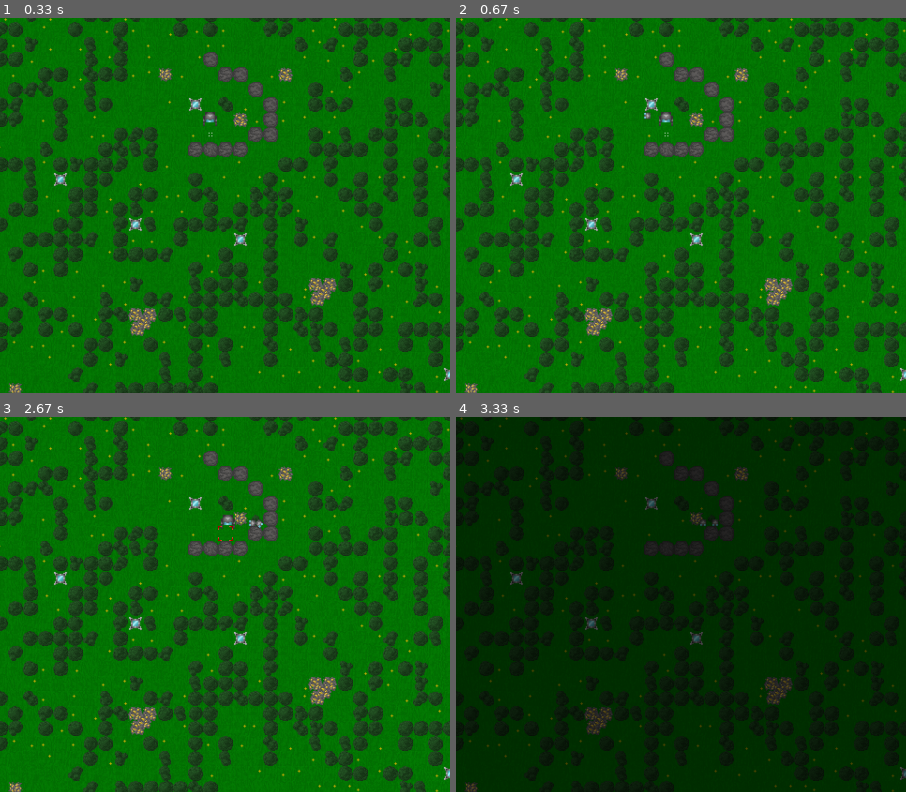
Above: before the commit, frames 1-4 (two rows, left to right).
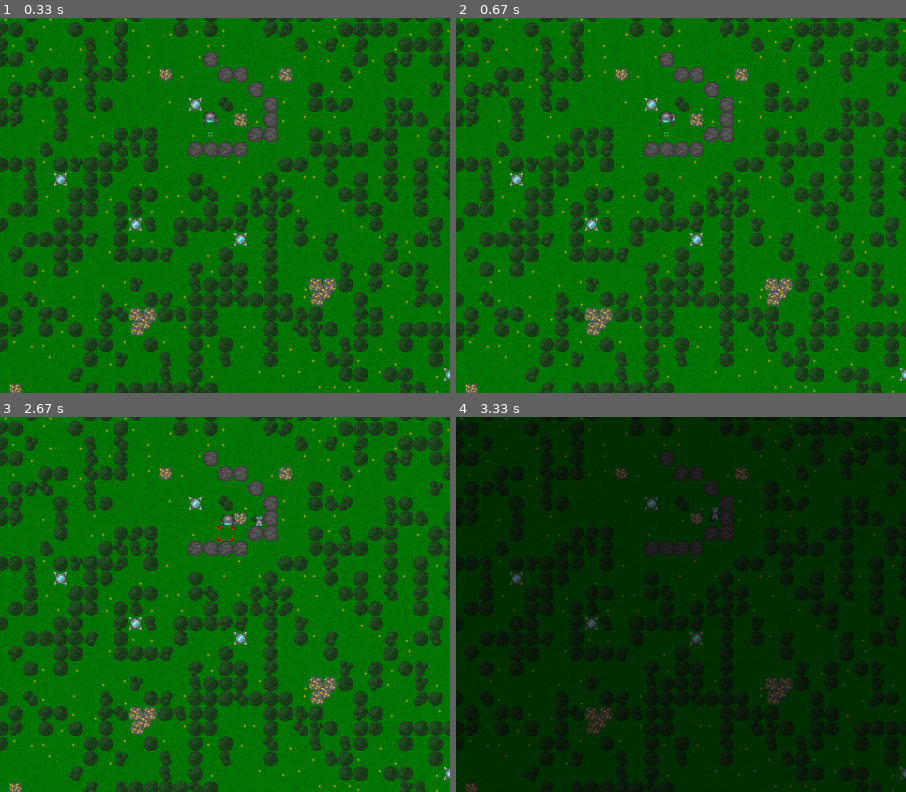
Above: after the commit, the same moments.

Repository: ZeeQyu/TileGame
Game: pygame game, started from PY3/main.py
The game is run twice, just before and just after one commit, with the same random seed, the same clock (stepped at 60 frames per second) and the same inputs.
Inputs:
- Up to frame 1 (0.33 s): no input
- Up to frame 2 (0.67 s): tap A at 0.33 s
- Up to frame 3 (2.67 s): hold Right 0.67-1.13 s; hold D 0.67-1.13 s; tap F at 0.73, 1.03, 1.23, 1.57, 1.87, 2.07, 2.37, 2.63 s; hold Up 1.17-1.47 s; hold W 1.17-1.47 s; hold Right 1.5-1.97 s; hold D 1.5-1.97 s; hold Left 2-2.53 s; hold A 2-2.53 s; hold Down from 2.57 s (still down); hold S from 2.57 s (still down)
- Up to frame 4 (3.33 s): release Down at 2.87 s; release S at 2.87 s; tap Insert at 2.9 s; hold A from 3.23 s (still down); tap F at 3.3 s
The pictures show only the part of the screen within x 29-79%, y 37-87%; the shares and areas given below are measured in that part.

Frame 1 is identical in both runs. In frame 2, less than 0.1% of the frame differs, in the area x 41-49%, y 25-28%; in frame 3, less than 0.1%; in frame 4, less than 0.1%, in the area x 54-59%, y 24-30%.

Commit message:
Continued working on interfaces.

Diff:
--- a/PY3/main.py
+++ b/PY3/main.py
@@ -37,12 +37,15 @@
         Takes no arguments and returns nothing.
     """
     # initialize pygame
+    global entity
     pygame.init()
 
     # Make map
     maps.generate_map()
     # Initiate player
     g.special_entity_list["player"] = players.Player(g.player_start_x, g.player_start_y)
+    # Initiate the temporary build menu variable
+    g.non_entity_list["build_menu"] = interface.BuildMenu()
     # Creates a window just the size to fit all the tiles in the map file.
     pygame.display.set_icon(g.images["icon"].get())
     pygame.display.set_caption("TileGame by ZeeQyu", "TileGame")
@@ -56,7 +59,6 @@
     # Get time once initially and make time variables
     time_last_tick = time_start = time_prev = time.clock()
     time_start = time_cycles = time_updates = time_last_sleep = 0
-    g.special_entity_list["build_menu"] = interface.BuildMenu()
 
     # Main loop
     while True:
@@ -148,7 +150,7 @@
                     entity_has_moved = True
         if g.special_entity_list:
             for entity in list(g.special_entity_list.values()):
-                # Update all enties and check for if any of them is a package that just finished moving.
+                # Update all entities and check for if any of them is a package that just finished moving.
                 # If so, skip the has_moved check.
                 if entity.update(time_diff) == "deleted":
                     continue
@@ -162,13 +164,16 @@
             g.screen.fill(c.BACKGROUND_COLOR)
             # Draw the map buffer on the screen
             g.screen.blit(g.map_screen_buffer, (0, 0))
-            # Draw the entities
+            # Draw the objects
             for i in range(len(g.entity_list)-1, -1, -1):
                 entity = g.entity_list[i]
                 entity.paint()
             for i in range(len(list(g.special_entity_list.values()))-1, -1, -1):
                 entity = list(g.special_entity_list.values())[i]
                 entity.paint()
+            for i in range(len(list(g.non_entity_list.values()))-1, -1, -1):
+                list(g.non_entity_list.values())[i].paint()
+            del entity
 
             # Update the display
             pygame.display.flip()
--- a/PY3/src/constants.py
+++ b/PY3/src/constants.py
@@ -192,13 +192,13 @@
                       "ore-package": "ore"}
 # The speed various entities moves at. Any number greater than or equal to 0
 PLAYER_MOVEMENT_SPEED = 50
-BEETLE_MOVEMENT_SPEED = 70
+BEETLE_MOVEMENT_SPEED = 130
 PACKAGE_MOVEMENT_SPEED = 50
 # Max travel length of the beetle (the maximum distance in pixels before the beetle changes direction)
-BEETLE_MAX_TRAVEL_PX = 24
+BEETLE_MAX_TRAVEL_PX = 20
 # The range of distance the package can be from the player while still being pulled in pixels
 PACKAGE_PULL_MIN = 9
-PACKAGE_PULL_MAX = 20
+PACKAGE_PULL_MAX = 18
 
 # Key for key configurIation
 CONFIG_KEYS_KEY = pgl.K_INSERT
--- a/PY3/src/globals.py
+++ b/PY3/src/globals.py
@@ -29,11 +29,14 @@
 # This entity list holds named entities that will be accessed by name.
 # The syntax for this list is {"string_key": Entity}
 special_entity_list = {}
+# A special list for things like menus that aren't entities.
+non_entity_list = {}
+
 images = graphics.load_graphics()
 
 # List of tiles that should be ticked (tick function called).
 # This is because all tiles shouldn't be ticked, for performance.
-# Should follow the format [[x, y][x, y]]
+# Should follow the format [[x, y], [x, y]]
 tick_tiles = []
 
 # map_screen_buffer is a surface to which the map is painted when it is
@@ -41,6 +44,7 @@
 map_screen_buffer = None
 # If the map should be rerendered
 update_map = True
+
 
 def update_key_dict():
     """ Copies the key_list list of lists and converts it to a dictionary, key_dict.
--- a/PY3/src/interface.py
+++ b/PY3/src/interface.py
@@ -95,10 +95,32 @@
         # Sleep by a fixed amount, because this loop doesn't need to update very constantly
         time.sleep(c.TICK_FREQ)
 
+
+class MenuButton(object):
+    """ A class for use in menus, representing the various buttons in a menu that can be selected.
+    """
+    def __init__(self, text, image, function):
+        """ "text" should be a short string showing what the button represents
+            "image" should be a string identifier pointing to a Graphics object in the
+                g.images dictionary, for the thumbnail
+            "function" should be a function that is called when this button is selected.
+        """
+        self.text = text
+        self.image = image
+        self.function = function
+        # Set recommended to True for it to be displayed at the top of the menu
+        self.recommended = False
+
+    def __call__(self, *args, **kwargs):
+        """ Calls the predetermined function
+        """
+        return self.function()
+
+
 class Menu(object):
     """ Base class for on-screen menus that won't pause the game.
     """
-    def __init__(self, background, target):
+    def __init__(self, background, ):
         """ Creates a general-purpose menu.
 
             "background" should be a string identifier pointing
@@ -108,7 +130,9 @@
                 for where the menu's top left corner should be painted
         """
         self.background = background
-        self.target = target
+        self.target_x = self.target_y = "Empty"
+        self.update_position()
+        self.target = (self.target_x, self.target_y)
 
     def update_position(self):
         """ Updates the position of the Menu based on where the player is.
@@ -137,19 +161,6 @@
         # Set the variable the outside refers to.
         self.target = (self.target_x, self.target_y)
 
-    def tick(self):
-        """ Dummy methods
-        """
-        pass
-
-    def update(self, time_diff):
-        """ Dummy method for
-        """
-        pass
-
-    def has_moved(self):
-        pass
-
     def paint(self):
         """ Updates the position of the menu and paints it at that position
         """
@@ -163,6 +174,4 @@
     def __init__(self):
         """ Sets the menu up.
         """
-        self.target_x = self.target_y = "Empty"
-        self.update_position()
-        super().__init__("menu_background", self.target)
+        super().__init__("menu_background")
--- a/PY3/src/units.py
+++ b/PY3/src/units.py
@@ -47,7 +47,7 @@
                    float(c.TICK_FREQ))
                 # The amount of ticks until direction change, which is a random int
                 # between half of tick_max and tick_max
-                self.movement_timer =  randint(tick_max / 2, tick_max)
+                self.movement_timer =  randint(int(tick_max / 2), tick_max)
                 # Set a random direction
                 self.x_plus = bool(randint(0, 1))
                 self.x_minus = bool(randint(0, 1))
@@ -78,7 +78,7 @@
         Made for packages, could potentially be reused.
     """
     def __init__(self, x, y, image, movement_speed, attached_entity, pull_min, pull_max,
-                 rotates=True, collides=True, wall_collides=True, custom_name=None):
+                 rotates=True, collides=False, wall_collides=True, custom_name=None):
         """ Initalizes the FollowingEntity.
         """
         super(FollowingEntity, self).__init__(x, y, image=image, movement_speed=movement_speed,
